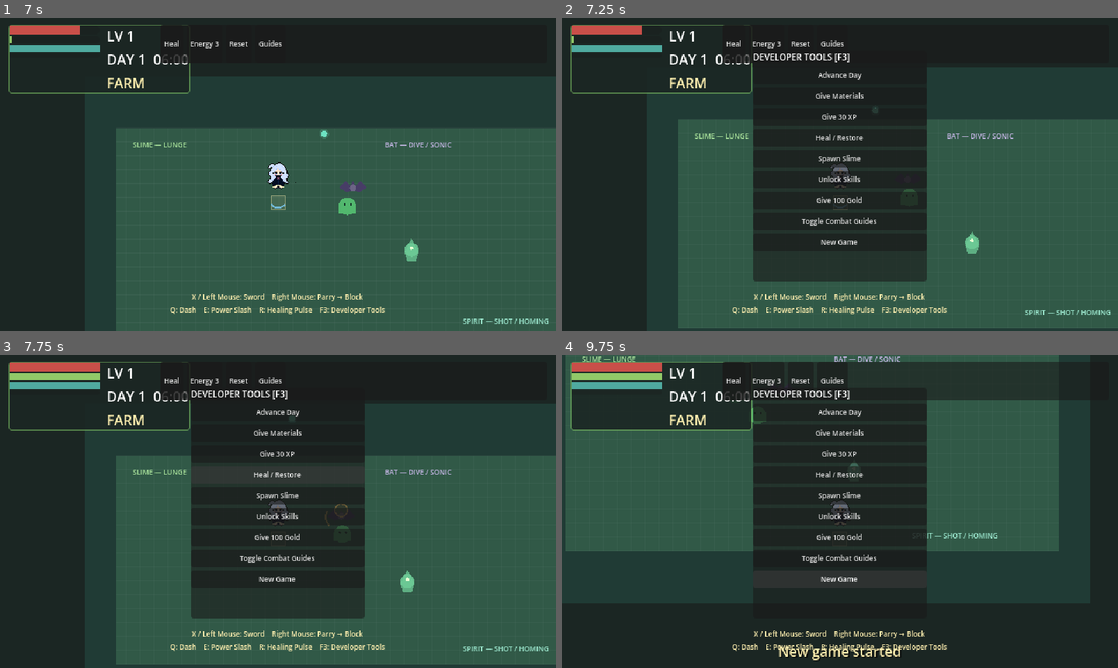
Above: before the commit, frames 1-4 (two rows, left to right).
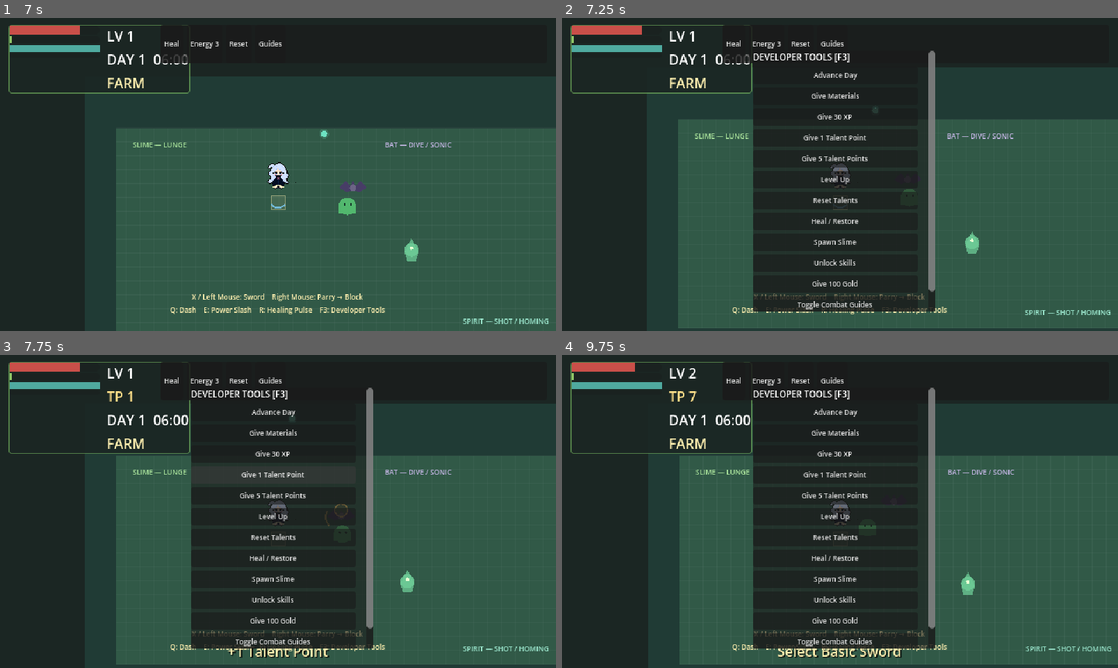
Above: after the commit, the same moments.

Repository: WatashiRain/TinyFarm
Game: Godot game, scene res://scenes/test/combat_lab.tscn
Two runs of this game, one before a commit and one after it. Both use one fixed random seed, a clock stepped at 60 frames per second and the inputs below. This scene is started directly instead of the project's main scene.
Inputs (mouse positions are in pixels of both pictures, inside the frame that each line leads up to):
- Up to frame 1 (7 s): click "Reset" at 0.5 s; click "Heal" at 1.25 s; click "Energy 3" at 2 s; click "Guides" at 2.75 s; tap Enter at 3.5 s; move the mouse to (250, 237) at 3.52 s; hold F6 (advance_day) 3.53-4.28 s; hold W (move_up) 3.53-5.03 s; move the mouse to (444, 221) at 4.27 s; tap X (attack) at 4.35 s; move the mouse to (111, 127) at 5.02 s; hold B (build_mode) 5.03-5.78 s; hold A (move_left) 5.03-6.53 s; move the mouse to (305, 174) at 5.77 s; tap V (build_place) at 5.85 s; move the mouse to (194, 96) at 6.52 s; hold S (move_down) from 6.53 s (still down); hold Right mouse button (defend) from 6.53 s (still down)
- Up to frame 2 (7.25 s): keep holding S (move_down); keep holding Right mouse button (defend); tap F3 (debug_toggle) at 7.15 s
- Up to frame 3 (7.75 s): release S (move_down) at 7.25 s; release Right mouse button (defend) at 7.25 s; click (272, 473) at 7.25 s, where only the run after the commit has a clickable "Give 1 Talent Point"
- Up to frame 4 (9.75 s): click (834, 495) at 8 s, where only the run after the commit has a clickable "Give 5 Talent Points"; click (834, 517) at 8.75 s, where only the run after the commit has a clickable "Level Up"; click "New Game" at 9.5 s

Frame 1 is identical in both runs. In frame 2, 5.2% of the frame differs, in the area x 34-68%, y 10-94%; in frame 3, 6.9%; in frame 4, 41%, in the area x 0-100%, y 0-99%.

Commit message:
add talent test lab

Diff:
--- /dev/null
+++ b/scenes/test/talent_lab.tscn
@@ -0,0 +1,63 @@
+[gd_scene load_steps=6 format=3]
+[ext_resource type="Script" path="res://scripts/world/talent_lab.gd" id="1_lab"]
+[ext_resource type="PackedScene" path="res://scenes/characters/player.tscn" id="2_player"]
+[ext_resource type="PackedScene" path="res://scenes/ui/gameplay_hud.tscn" id="3_hud"]
+[ext_resource type="PackedScene" path="res://scenes/ui/talent_tree_menu.tscn" id="4_talents"]
+[ext_resource type="PackedScene" path="res://scenes/ui/debug_tools.tscn" id="5_debug"]
+[node name="TalentLab" type="Node2D"]
+script = ExtResource("1_lab")
+[node name="Player" parent="." instance=ExtResource("2_player")]
+position = Vector2(320, 190)
+[node name="GameplayHUD" parent="." instance=ExtResource("3_hud")]
+[node name="TalentTreeMenu" parent="." instance=ExtResource("4_talents")]
+[node name="DebugTools" parent="." instance=ExtResource("5_debug")]
+[node name="LabUI" type="CanvasLayer" parent="."]
+layer = 55
+[node name="Panel" type="PanelContainer" parent="LabUI"]
+offset_left = 180.0
+offset_top = 8.0
+offset_right = 632.0
+offset_bottom = 42.0
+[node name="Buttons" type="HBoxContainer" parent="LabUI/Panel"]
+layout_mode = 2
+[node name="GainXP" type="Button" parent="LabUI/Panel/Buttons"]
+layout_mode = 2
+theme_override_font_sizes/font_size = 7
+text = "Level Up"
+[node name="GivePoints" type="Button" parent="LabUI/Panel/Buttons"]
+layout_mode = 2
+theme_override_font_sizes/font_size = 7
+text = "+5 TP"
+[node name="DrainMana" type="Button" parent="LabUI/Panel/Buttons"]
+layout_mode = 2
+theme_override_font_sizes/font_size = 7
+text = "Mana 0"
+[node name="Save" type="Button" parent="LabUI/Panel/Buttons"]
+layout_mode = 2
+theme_override_font_sizes/font_size = 7
+text = "Save"
+[node name="Load" type="Button" parent="LabUI/Panel/Buttons"]
+layout_mode = 2
+theme_override_font_sizes/font_size = 7
+text = "Load"
+[node name="Reset" type="Button" parent="LabUI/Panel/Buttons"]
+layout_mode = 2
+theme_override_font_sizes/font_size = 7
+text = "Reset Talents"
+[node name="Status" type="Label" parent="LabUI"]
+offset_left = 20.0
+offset_top = 284.0
+offset_right = 620.0
+offset_bottom = 300.0
+theme_override_colors/font_color = Color(1, 0.94, 0.69, 1)
+theme_override_font_sizes/font_size = 8
+horizontal_alignment = 1
+[node name="Help" type="Label" parent="LabUI"]
+offset_left = 18.0
+offset_top = 310.0
+offset_right = 622.0
+offset_bottom = 344.0
+theme_override_colors/font_color = Color(0.82, 0.88, 0.85, 1)
+theme_override_font_sizes/font_size = 8
+text = "T: Talent Tree   WASD / Arrows: Move   Q/E/R: Skills   F3: Debug\nBuy talents, drain Mana, save/load, then reset to verify refund and stat rebuild."
+horizontal_alignment = 1
--- a/scripts/debug/debug_tools.gd
+++ b/scripts/debug/debug_tools.gd
@@ -17,12 +17,17 @@
 
 func _build_ui() -> void:
 	layer = 70
-	panel = PanelContainer.new(); panel.position = Vector2(220, 38); panel.custom_minimum_size = Vector2(200, 265); panel.visible = false; add_child(panel)
-	var list := VBoxContainer.new(); panel.add_child(list)
+	panel = PanelContainer.new(); panel.position = Vector2(220, 38); panel.custom_minimum_size = Vector2(210, 300); panel.visible = false; add_child(panel)
+	var scroll := ScrollContainer.new(); scroll.custom_minimum_size = Vector2(205, 295); panel.add_child(scroll)
+	var list := VBoxContainer.new(); list.custom_minimum_size = Vector2(190, 0); scroll.add_child(list)
 	var title := Label.new(); title.text = "DEVELOPER TOOLS [F3]"; title.add_theme_font_size_override("font_size", 10); list.add_child(title)
 	_add_button(list, "Advance Day", func() -> void: TimeManager.advance_day())
 	_add_button(list, "Give Materials", give_materials)
 	_add_button(list, "Give 30 XP", func() -> void: GameState.player_stats.add_experience(30))
+	_add_button(list, "Give 1 Talent Point", func() -> void: TalentManager.grant_points(1))
+	_add_button(list, "Give 5 Talent Points", func() -> void: TalentManager.grant_points(5))
+	_add_button(list, "Level Up", level_up)
+	_add_button(list, "Reset Talents", func() -> void: TalentManager.reset_talents())
 	_add_button(list, "Heal / Restore", func() -> void: GameState.player_stats.restore_all())
 	_add_button(list, "Spawn Slime", spawn_slime)
 	_add_button(list, "Unlock Skills", unlock_skills)
@@ -39,6 +44,12 @@
 	for id: StringName in [&"wood", &"stone", &"fiber", &"turnip_seed"]:
 		GameState.inventory.add_item(GameState.get_item(id), 10)
 	GameState.notify("Developer materials added")
+
+
+func level_up() -> void:
+	var stats := GameState.player_stats
+	if stats != null:
+		stats.add_experience(stats.experience_to_next_level() - stats.experience)
 
 
 func spawn_slime() -> void:
--- /dev/null
+++ b/scripts/world/talent_lab.gd
@@ -0,0 +1,56 @@
+extends Node2D
+
+@onready var player: PlayerController = $Player
+@onready var stats: PlayerStats = $Player/Stats
+@onready var status_label: Label = $LabUI/Status
+
+
+func _ready() -> void:
+	TimeManager.paused = true
+	SaveManager.active_save_path = "user://tinyfarm_talent_lab_save.json"
+	$LabUI/Panel/Buttons/GainXP.pressed.connect(gain_level)
+	$LabUI/Panel/Buttons/GivePoints.pressed.connect(func() -> void: TalentManager.grant_points(5))
+	$LabUI/Panel/Buttons/DrainMana.pressed.connect(drain_mana)
+	$LabUI/Panel/Buttons/Save.pressed.connect(func() -> void: SaveManager.save_game())
+	$LabUI/Panel/Buttons/Load.pressed.connect(func() -> void: SaveManager.load_game())
+	$LabUI/Panel/Buttons/Reset.pressed.connect(func() -> void: TalentManager.reset_talents())
+	stats.stats_changed.connect(_update_status)
+	TalentManager.points_changed.connect(_on_talent_points_changed)
+	TalentManager.rank_changed.connect(_on_talent_rank_changed)
+	_update_status()
+	queue_redraw()
+
+
+func gain_level() -> void:
+	stats.add_experience(stats.experience_to_next_level() - stats.experience)
+
+
+func drain_mana() -> void:
+	stats.mana = 0
+	stats.mana_changed.emit(stats.mana, stats.max_mana)
+	stats.stats_changed.emit()
+	GameState.notify("Mana drained — observe Mana Flow ticks")
+
+
+func _on_talent_points_changed(_available: int, _earned: int, _spent: int) -> void:
+	_update_status()
+
+
+func _on_talent_rank_changed(_talent_id: StringName, _rank: int) -> void:
+	_update_status()
+
+
+func _update_status() -> void:
+	if status_label == null or stats == null:
+		return
+	status_label.text = "LV %d   TP %d   HP %d/%d   DEF %d   SPEED %.0f%%   MANA %d/%d   REGEN %d / 2s" % [stats.level, TalentManager.available_points(), stats.health, stats.max_health, stats.defense, stats.movement_speed_multiplier * 100.0, stats.mana, stats.max_mana, TalentManager.mana_regen_amount]
+
+
+func _draw() -> void:
+	draw_rect(Rect2(0, 0, 640, 360), Color("#172b31"), true)
+	draw_rect(Rect2(28, 78, 584, 190), Color("#294b45"), true)
+	for x: int in range(32, 613, 16):
+		draw_line(Vector2(x, 78), Vector2(x, 268), Color(1, 1, 1, 0.035), 1.0)
+	for y: int in range(78, 269, 16):
+		draw_line(Vector2(28, y), Vector2(612, y), Color(1, 1, 1, 0.035), 1.0)
+	draw_string(ThemeDB.fallback_font, Vector2(38, 100), "MOVE CHUN HERE TO FEEL SWIFT STEP", HORIZONTAL_ALIGNMENT_LEFT, -1, 8, Color("#b9dc7a"))
Not shown, added: scripts/world/talent_lab.gd.uid
